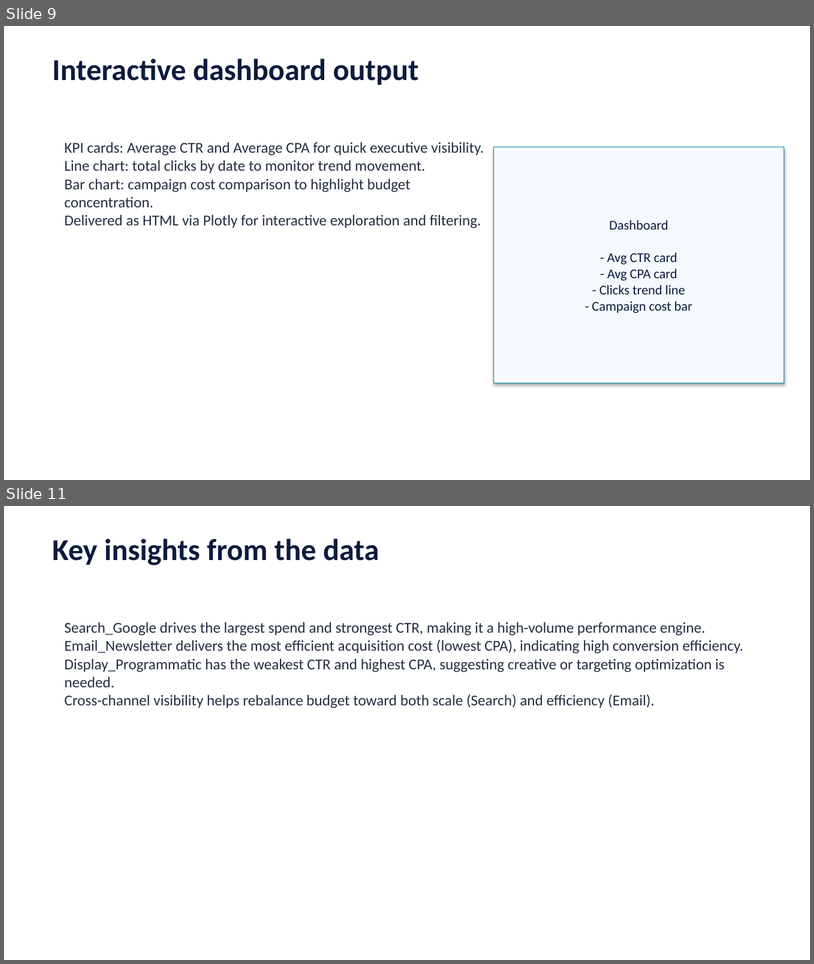
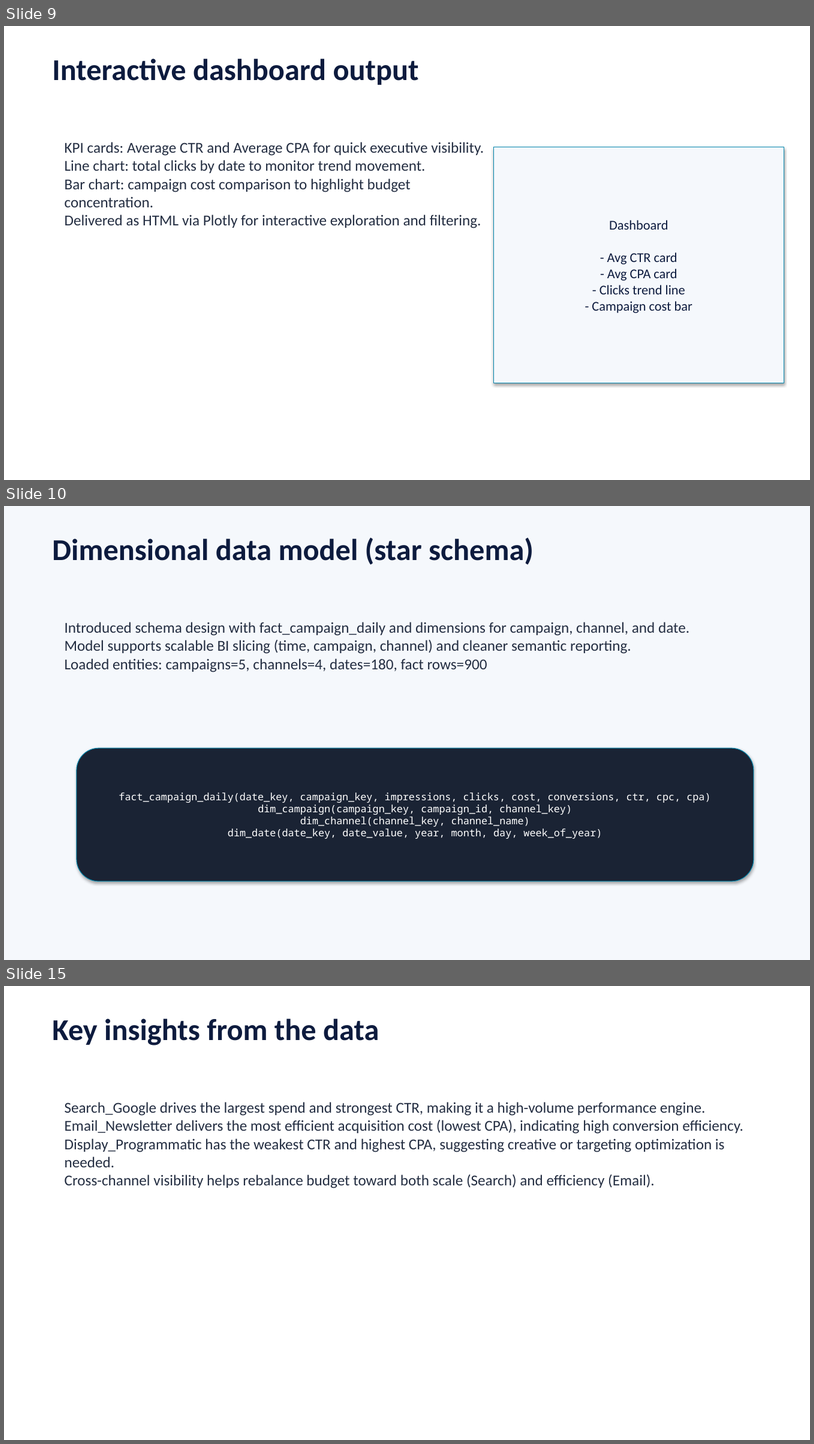
Before and after one commit to yousefessa2112/marketing-data-platform, a slide deck: dashboard/Marketing_Data_Pipeline_Presentation.pptx. Shown one above the other, each under a label of ours: slides 9 and 11 before the commit, slides 9, 10 and 15 after it; the slides between them are not shown. The pictures are 814x964 and 814x1444 pixels, drawn with LibreOffice and Linux fonts; fonts in the diff are those of the drawing. Boxes give left, top, right and bottom in pixels: in the first picture for what was removed or moved away, otherwise in the second. Text is boxed around its words. In the diff, an @@ line names an element or a change of style, - is before the commit and + after.

Commit message:
Add advanced analytics stack: SQL modeling, PySpark, QA, logging, cloud docs, and BI exports

```diff
--- a/dashboard/Marketing_Data_Pipeline_Presentation.pptx
+++ b/dashboard/Marketing_Data_Pipeline_Presentation.pptx
@@ slide 10 added at bbox=[4, 506, 810, 960], background #F5F8FC @@
@@ text added at bbox=[52, 537, 534, 565], 36 pt, text #0D1B3E, bold @@
+Dimensional data model (star schema)
@@ text added at bbox=[65, 622, 690, 672], 18 pt, text #242E42 @@
+Introduced schema design with fact_campaign_daily and dimensions for campaign, channel, and date.
+Model supports scalable BI slicing (time, campaign, channel) and cleaner semantic reporting.
+Loaded entities: campaigns=5, channels=4, dates=180, fact rows=900
@@ rounded rectangle added at bbox=[77, 748, 754, 881], fill #1A2334, outline #0086AD 0.75 pt, 12 pt, text #FFFFFF @@
+fact_campaign_daily(date_key, campaign_key, impressions, clicks, cost, conversions, ctr, cpc, cpa)
+dim_campaign(campaign_key, campaign_id, channel_key)
+dim_channel(channel_key, channel_name)
+dim_date(date_key, date_value, year, month, day, week_of_year)
@@ what was slide 11 is now slide 15 @@
```
Also in this commit, not shown: 1 slide changed, 5 other slides added, 2 slides removed, 23 other files.
